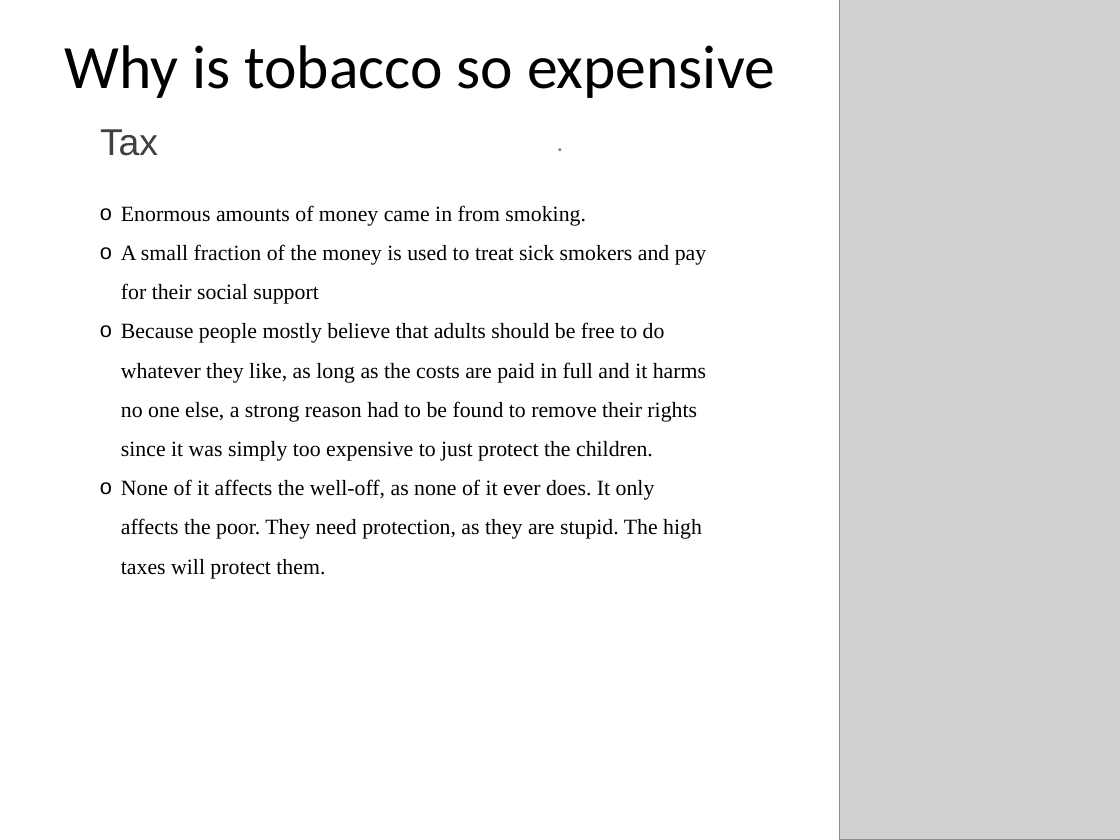
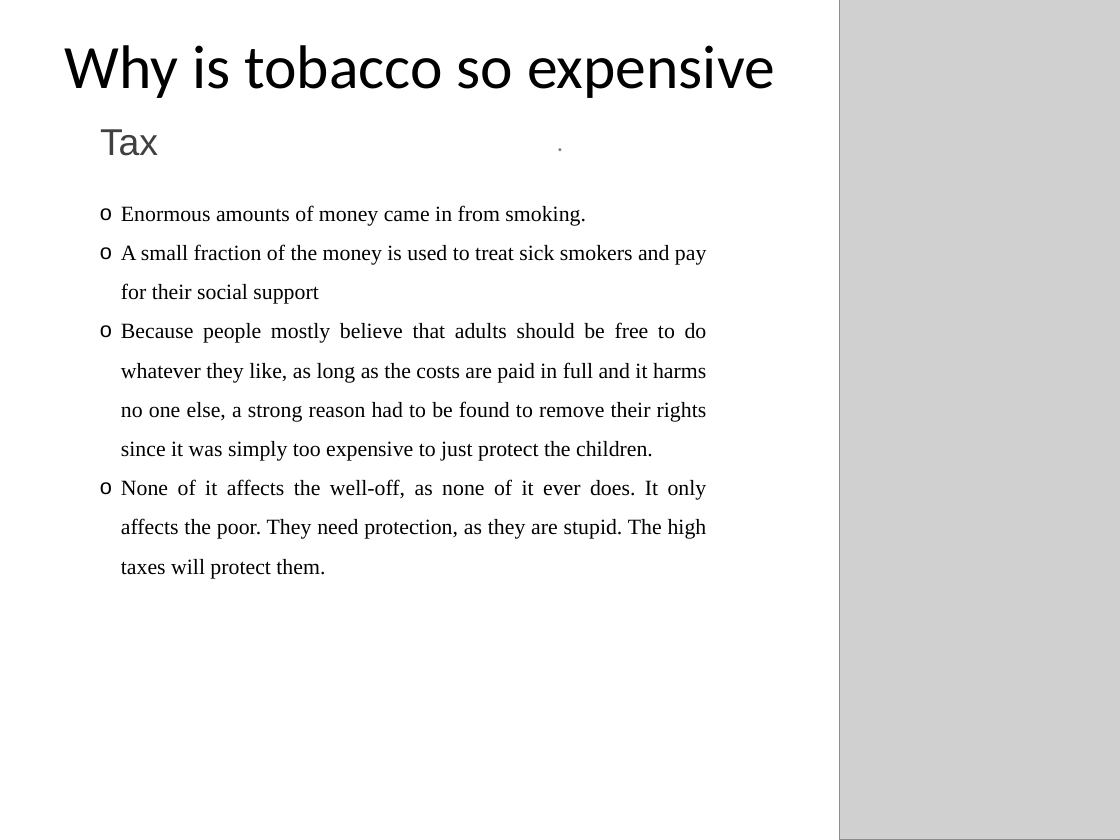
Before and after one commit to ntuecon/2019group1, a slide deck: slide 12 of milestone3.pptx (slide 16 before the commit). Drawn at 1120x840 pixels with LibreOffice and Linux fonts; fonts in the diff are those of the drawing; grey boxes stand for pictures. Boxes give left, top, right and bottom in pixels: in the first picture for what was removed or moved away, otherwise in the second. Text is boxed around its words. In the diff, an @@ line names an element or a change of style, - is before the commit and + after.

```diff
--- a/milestone3.pptx
+++ b/milestone3.pptx
@@ text "Enormous amounts of money came ..." at (121,205,707,579): alignment left to justified @@
```
Also in this commit, not shown: 8 other slides changed, 12 slides removed.
